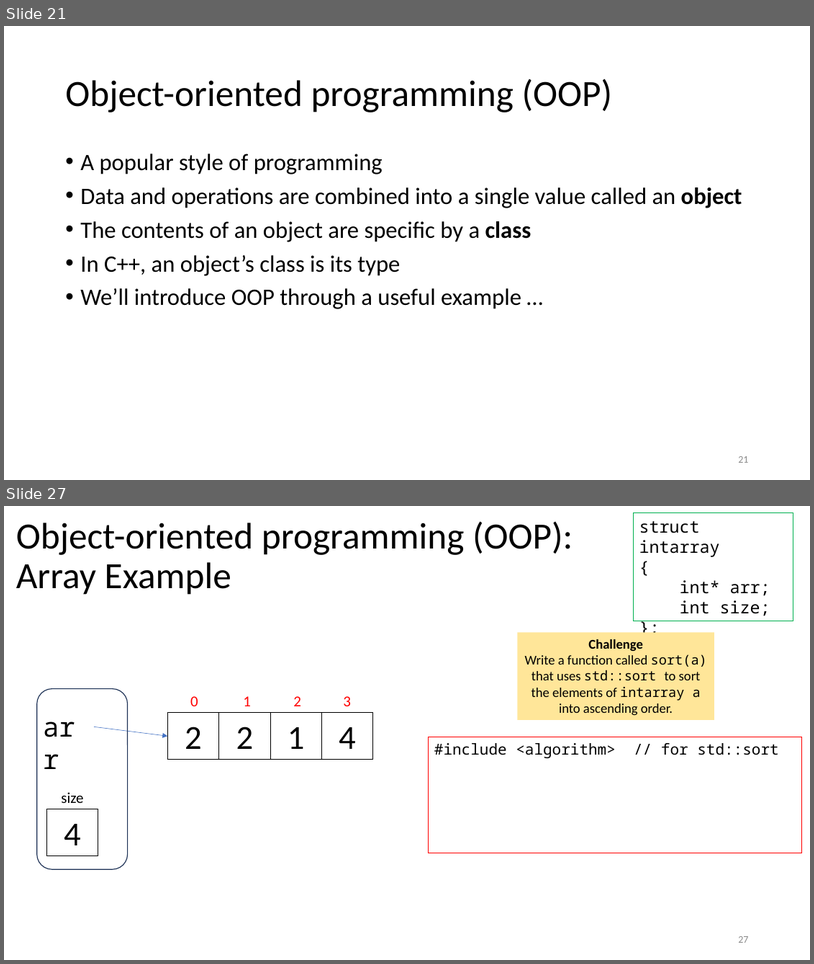
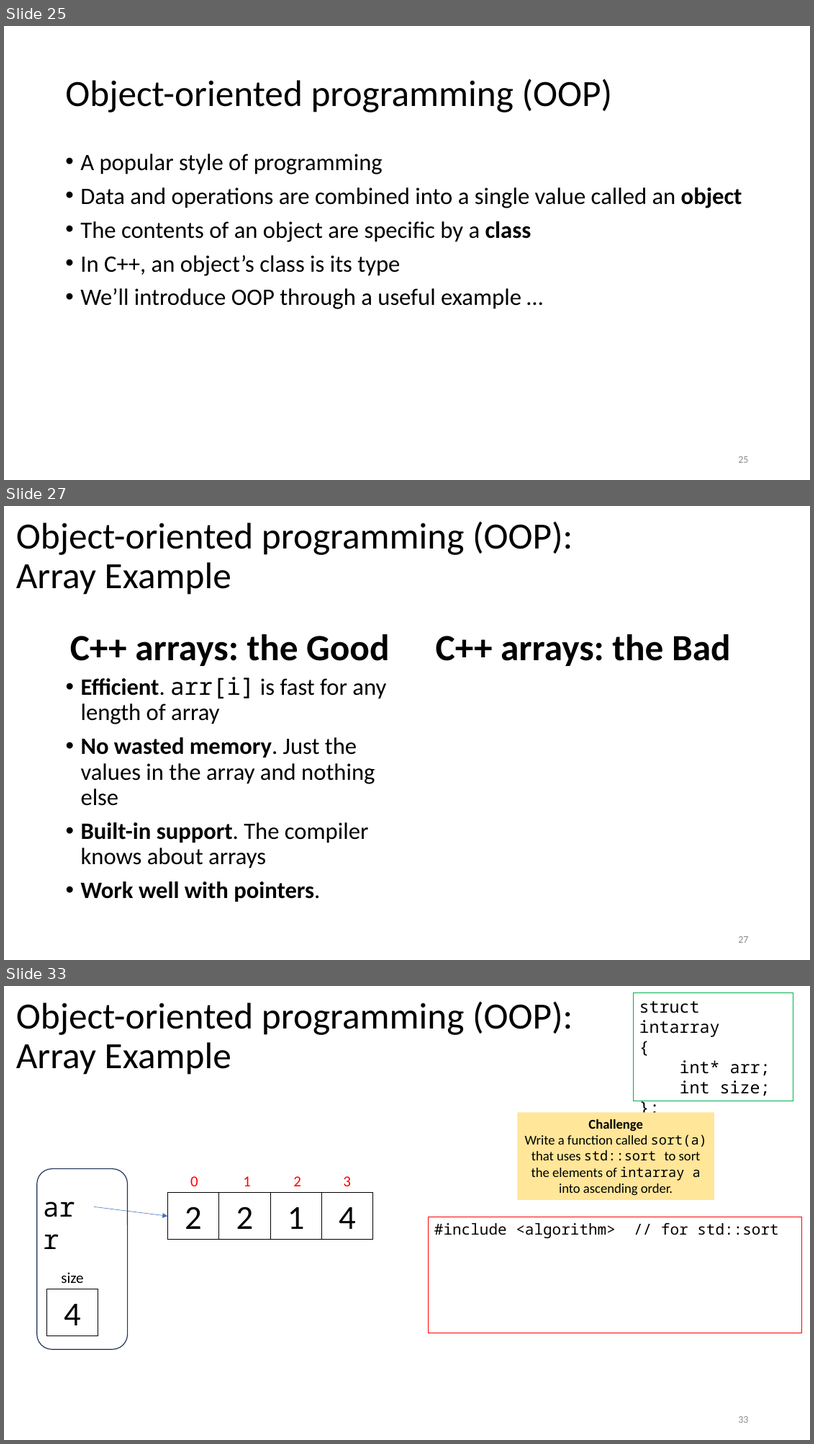
Before and after one commit to tjd1234/cmpt135spring2024, a slide deck: sample_code/week4/week4_cmpt135.pptx. Shown one above the other, each under a label of ours: slides 21 and 27 before the commit, slides 25, 27 and 33 after it; the slides between them are not shown. The pictures are 814x964 and 814x1444 pixels, drawn with LibreOffice and Linux fonts; fonts in the diff are those of the drawing. Boxes give left, top, right and bottom in pixels: in the first picture for what was removed or moved away, otherwise in the second. Text is boxed around its words. In the diff, an @@ line names an element or a change of style, - is before the commit and + after.

```diff
--- a/sample_code/week4/week4_cmpt135.pptx
+++ b/sample_code/week4/week4_cmpt135.pptx
@@ slide 27 added at (4, 506, 810, 960), background #FFFFFF @@
@@ title added at (16, 521, 573, 595), 44 pt, text #000000 @@
+Object-oriented programming (OOP):
+Array Example
@@ text added at (70, 634, 389, 666), 44 pt, text #000000, bold @@
+C++ arrays: the Good
@@ text added at (436, 634, 731, 666), 44 pt, text #000000, bold @@
+C++ arrays: the Bad
@@ text added at (81, 677, 386, 901), 28 pt, text #000000 @@
+• Efficient. arr[i] is fast for any length of array
+• No wasted memory. Just the values in the array and nothing else
+• Built-in support. The compiler knows about arrays
+• Work well with pointers.
@@ page number added at (738, 936, 748, 942), 12 pt, text #8C8C8C @@
+27
@@ what was slide 21 is now slide 25 @@
@@ page number at (738, 456, 748, 462): text changed @@
-21
+25
@@ what was slide 27 is now slide 33 @@
@@ page number at (738, 1416, 748, 1422): text changed @@
-27
+33
```
Also in this commit, not shown: 20 slides changed, 6 other slides added, 1 slide removed, 1 other file.
